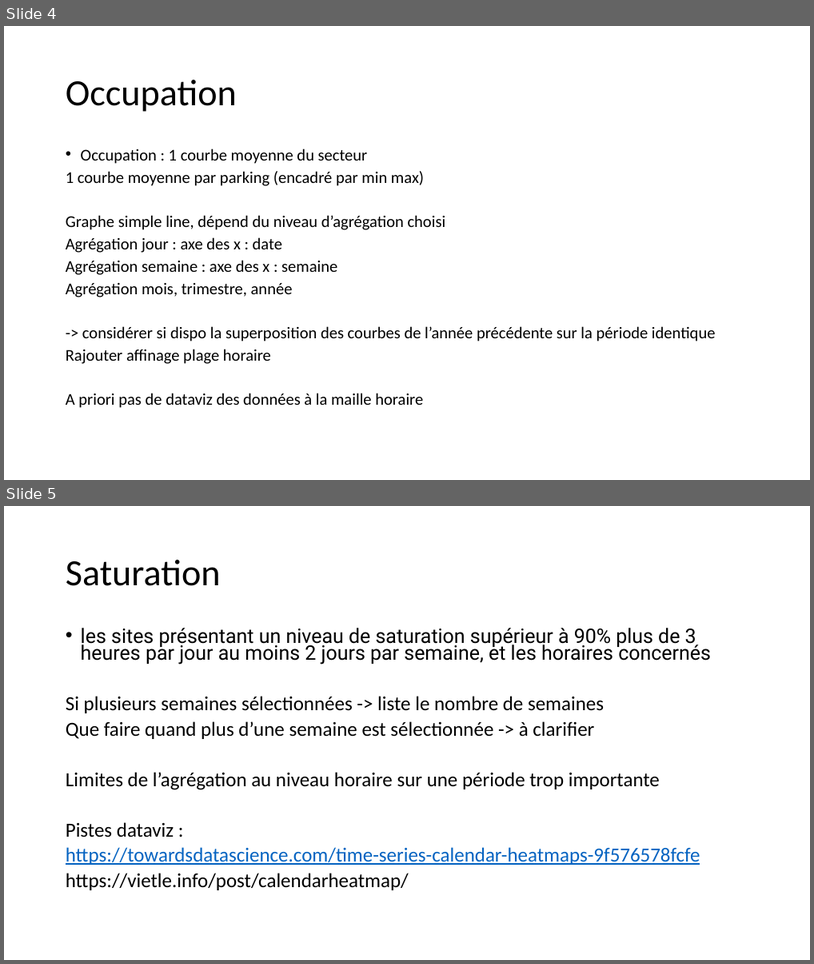
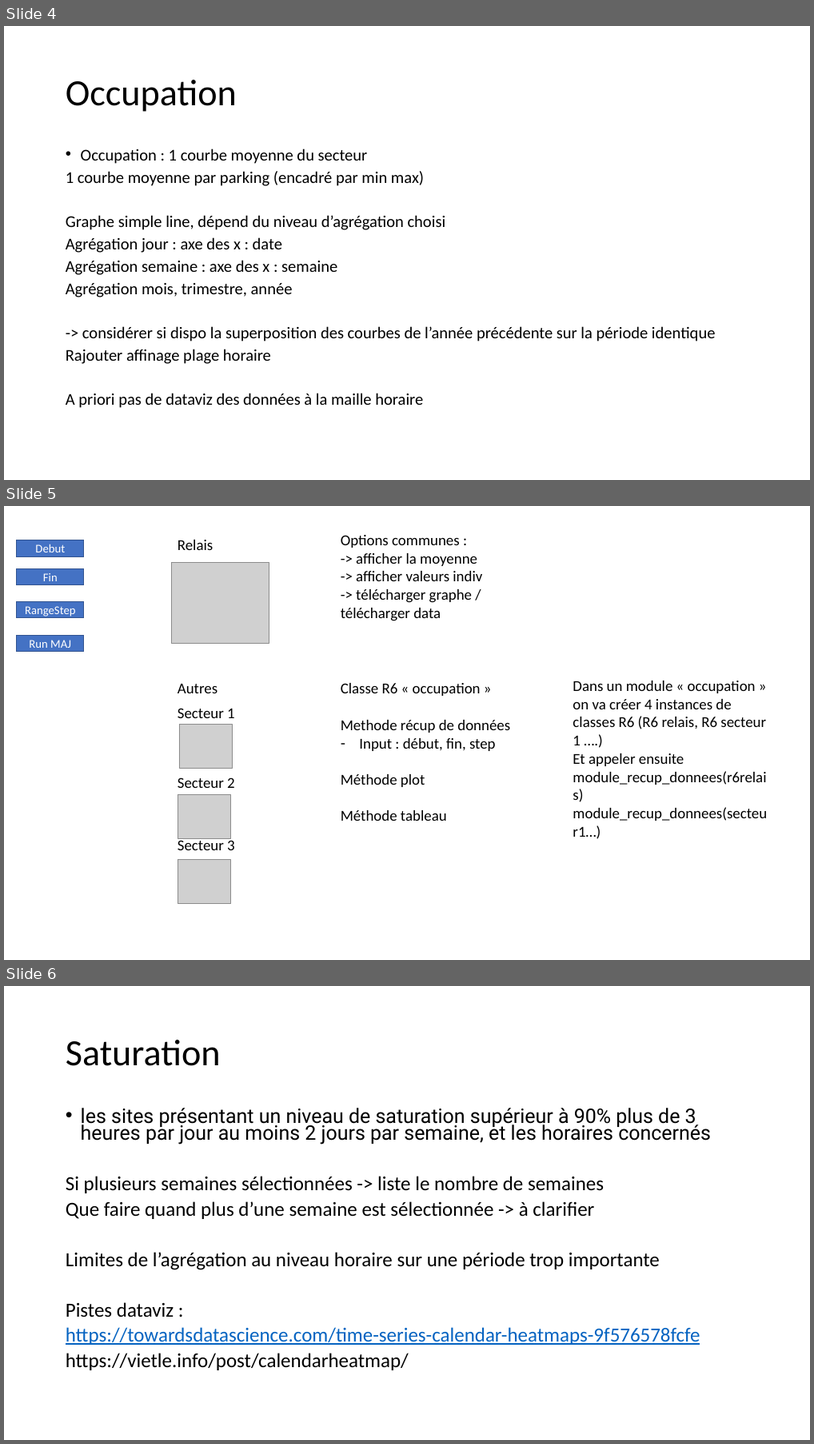
Before and after one commit to ymansiaux/occupationparkingsapp, a slide deck: docs_projet/Maquette app.pptx. Shown one above the other, each under a label of ours: slides 4 and 5 before the commit, slides 4, 5 and 6 after it. The pictures are 814x964 and 814x1444 pixels, drawn with LibreOffice and Linux fonts; fonts in the diff are those of the drawing; grey boxes stand for pictures. Boxes give left, top, right and bottom in pixels: in the first picture for what was removed or moved away, otherwise in the second. Text is boxed around its words. In the diff, an @@ line names an element or a change of style, - is before the commit and + after.

```diff
--- a/docs_projet/Maquette app.pptx
+++ b/docs_projet/Maquette app.pptx
@@ slide 5 added at bbox=[4, 506, 810, 960], background #FFFFFF @@
@@ rectangle added at bbox=[17, 540, 84, 557], fill #4472C4, outline #325491 1 pt, 14 pt, text #FFFFFF @@
+Debut
@@ text added at bbox=[178, 540, 213, 550], 18 pt, text #000000 @@
+Relais
@@ text added at bbox=[341, 535, 482, 621], 18 pt, text #000000 @@
+Options communes :
+-> afficher la moyenne
+-> afficher valeurs indiv
+-> télécharger graphe / télécharger data
@@ rectangle added at bbox=[17, 569, 84, 585], fill #4472C4, outline #325491 1 pt, 14 pt, text #FFFFFF @@
+Fin
@@ picture added at bbox=[171, 562, 269, 644] @@
@@ rectangle added at bbox=[17, 601, 84, 618], fill #4472C4, outline #325491 1 pt, 14 pt, text #FFFFFF @@
+RangeStep
@@ rectangle added at bbox=[17, 635, 84, 651], fill #4472C4, outline #325491 1 pt, 14 pt, text #FFFFFF @@
+Run MAJ
@@ text added at bbox=[178, 684, 218, 693], 18 pt, text #000000 @@
+Autres
@@ text added at bbox=[341, 683, 510, 820], 18 pt, text #000000 @@
+Classe R6 « occupation »
+Methode récup de données
+– Input : début, fin, step
+Méthode plot
+Méthode tableau
@@ text added at bbox=[573, 680, 767, 820], 18 pt, text #000000 @@
+Dans un module « occupation » on va créer 4 instances de classes R6 (R6 relais, R6 secteur 1 ….)
+Et appeler ensuite module_recup_donnees(r6relais)
+module_recup_donnees(secteur1…)
@@ text added at bbox=[178, 708, 235, 718], 18 pt, text #000000 @@
+Secteur 1
@@ picture added at bbox=[179, 724, 232, 768] @@
@@ text added at bbox=[178, 777, 235, 788], 18 pt, text #000000 @@
+Secteur 2
@@ picture added at bbox=[178, 795, 231, 839] @@
@@ text added at bbox=[178, 837, 235, 850], 18 pt, text #000000 @@
+Secteur 3
@@ picture added at bbox=[178, 860, 231, 904] @@
@@ what was slide 5 is now slide 6 @@
```
